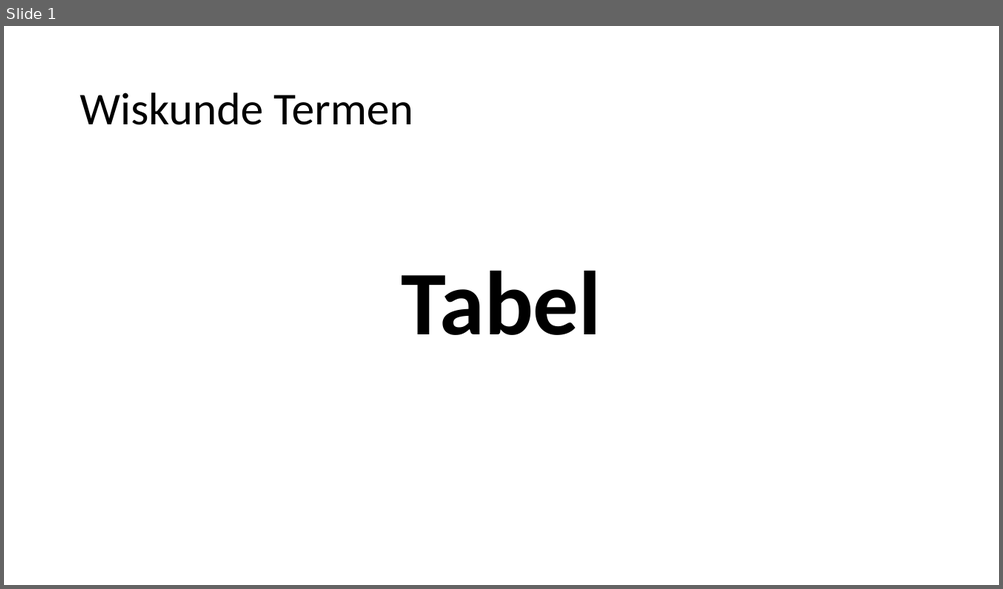
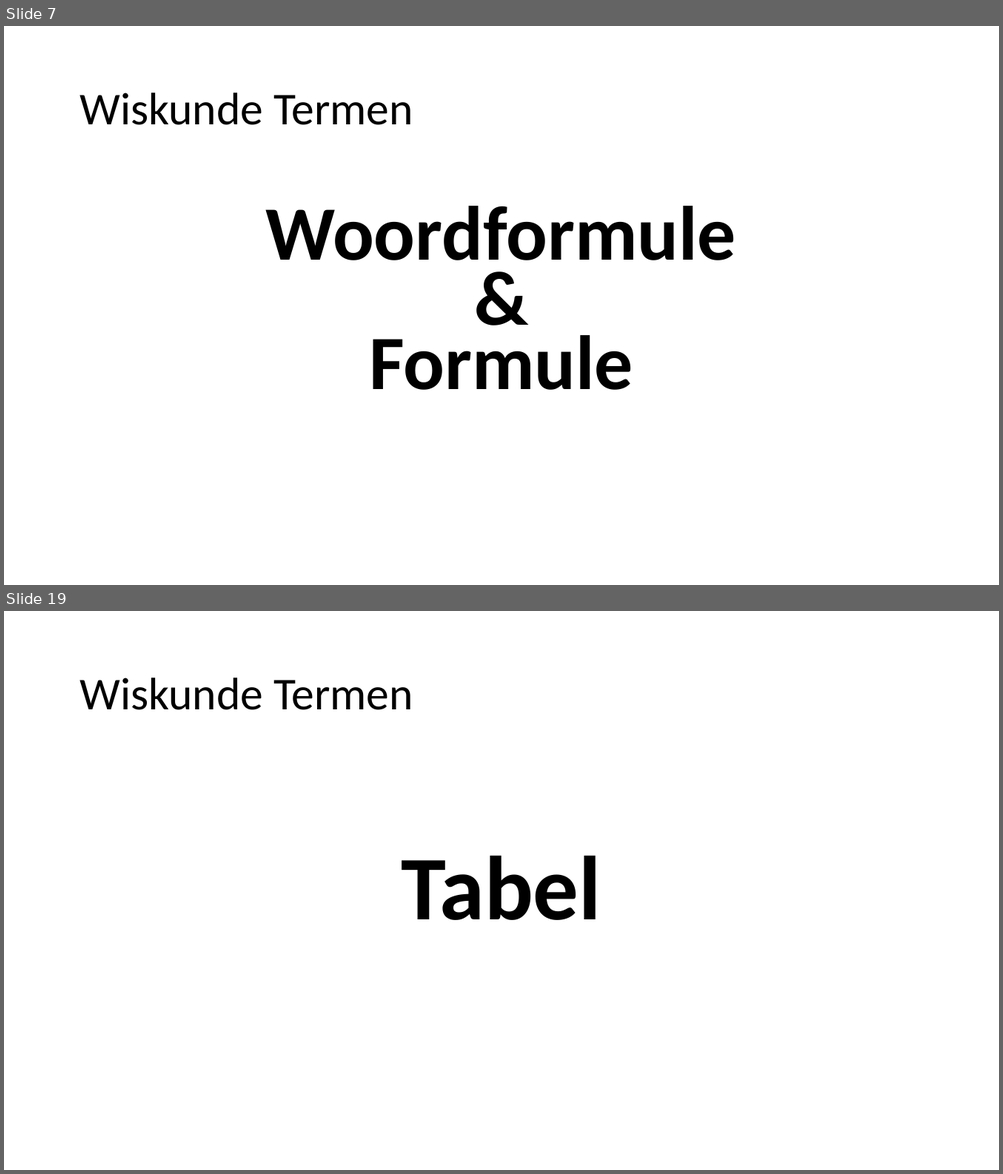
Before and after one commit to heinvinkel/wiskundetermen, a slide deck: verbanden en formules/AAAAverbanden en formules.pptx. Shown one above the other, each under a label of ours: slide 1 before the commit, slides 7 and 19 after it; the slides between them are not shown. The pictures are 1003x589 and 1003x1174 pixels, drawn with LibreOffice and Linux fonts; fonts in the diff are those of the drawing. Boxes give left, top, right and bottom in pixels: in the first picture for what was removed or moved away, otherwise in the second. Text is boxed around its words. In the diff, an @@ line names an element or a change of style, - is before the commit and + after.

```diff
--- a/verbanden en formules/AAAAverbanden en formules.pptx
+++ b/verbanden en formules/AAAAverbanden en formules.pptx
@@ slide 7 added at (4, 26, 999, 585), background #FFFFFF @@
@@ title added at (79, 93, 413, 125), 44 pt, text #000000 @@
+Wiskunde Termen
@@ text added at (266, 206, 736, 390), 74.2 pt, text #000000, bold @@
+Woordformule
+&
+Formule
@@ what was slide 1 is now slide 19 @@
```
Also in this commit, not shown: 17 other slides added, 14 other files.
